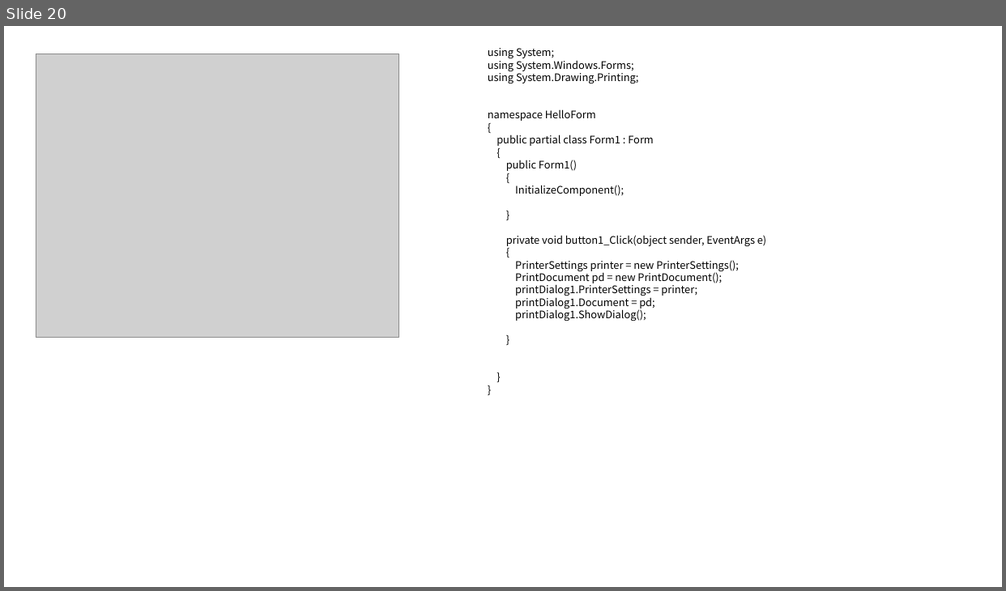
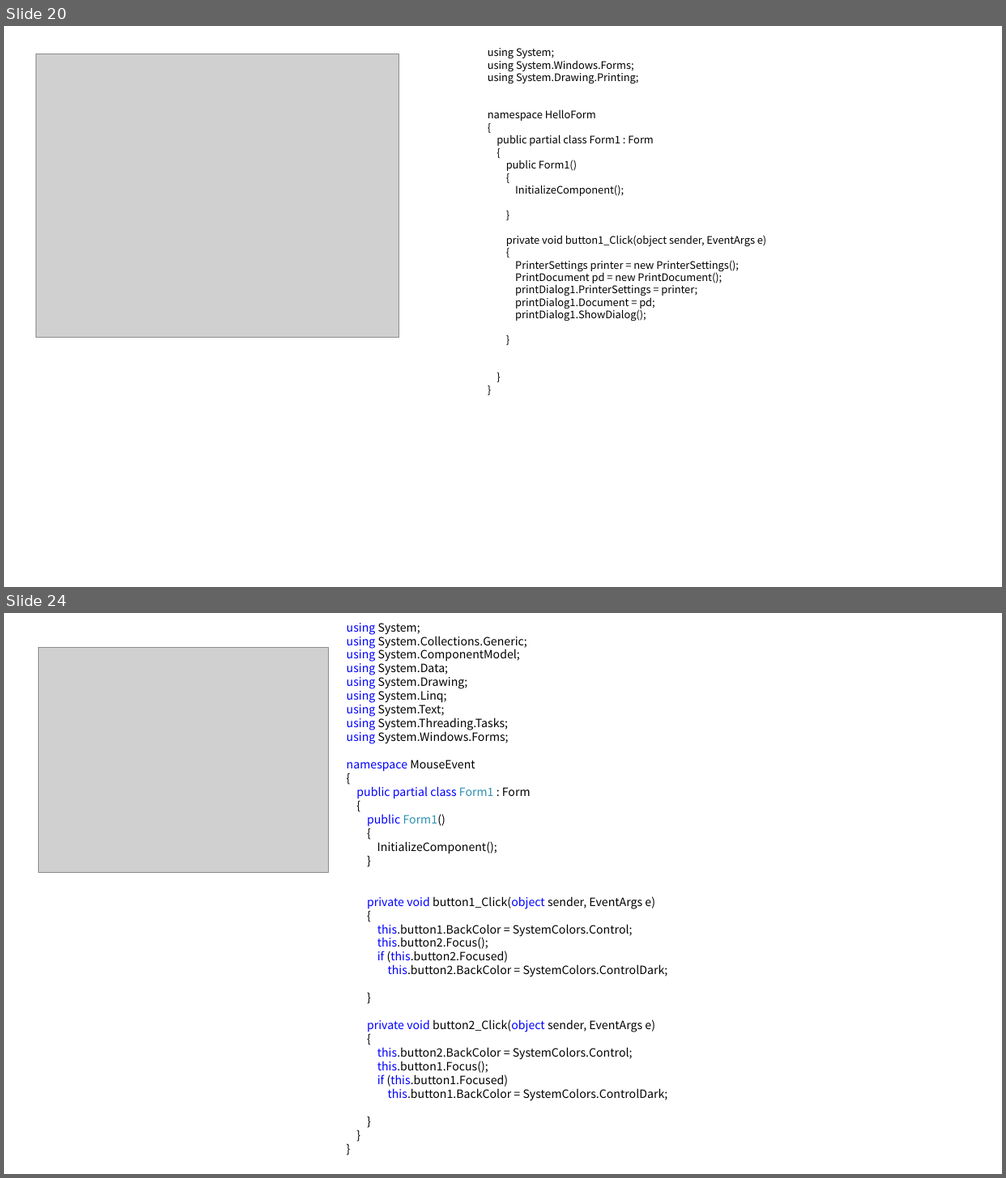
Before and after one commit to Kimhyunjin4455/CSharp, a slide deck: 객체0510.pptx. Shown one above the other, each under a label of ours: slide 20 before the commit, slides 20 and 24 after it; the slides between them are not shown. The pictures are 1006x591 and 1006x1178 pixels, drawn with LibreOffice and Linux fonts; fonts in the diff are those of the drawing; grey boxes stand for pictures. Boxes give left, top, right and bottom in pixels: in the first picture for what was removed or moved away, otherwise in the second. Text is boxed around its words. In the diff, an @@ line names an element or a change of style, - is before the commit and + after.

```diff
--- a/객체0510.pptx
+++ b/객체0510.pptx
@@ slide 24 added at <box>4,613,1002,1174</box>, background #FFFFFF @@
@@ text added at <box>347,623,668,1101</box>, 11 pt, text #000000 @@
+using System;
+using System.Collections.Generic;
+using System.ComponentModel;
+using System.Data;
+using System.Drawing;
+using System.Linq;
+using System.Text;
+using System.Threading.Tasks;
+using System.Windows.Forms;
+namespace MouseEvent
+{
+public partial class Form1 : Form
+{
+public Form1()
+{
+InitializeComponent();
+}
+private void button1_Click(object sender, EventArgs e)
+{
+this.button1.BackColor = SystemColors.Control;
+this.button2.Focus();
+if (this.button2.Focused)
+this.button2.BackColor = SystemColors.ControlDark;
+}
+private void button2_Click(object sender, EventArgs e)
+{
+this.button2.BackColor = SystemColors.Control;
+this.button1.Focus();
+if (this.button1.Focused)
+this.button1.BackColor = SystemColors.ControlDark;
+}
+}
+}
@@ picture added at <box>39,648,328,873</box> @@
```
Also in this commit, not shown: 12 other slides added.
